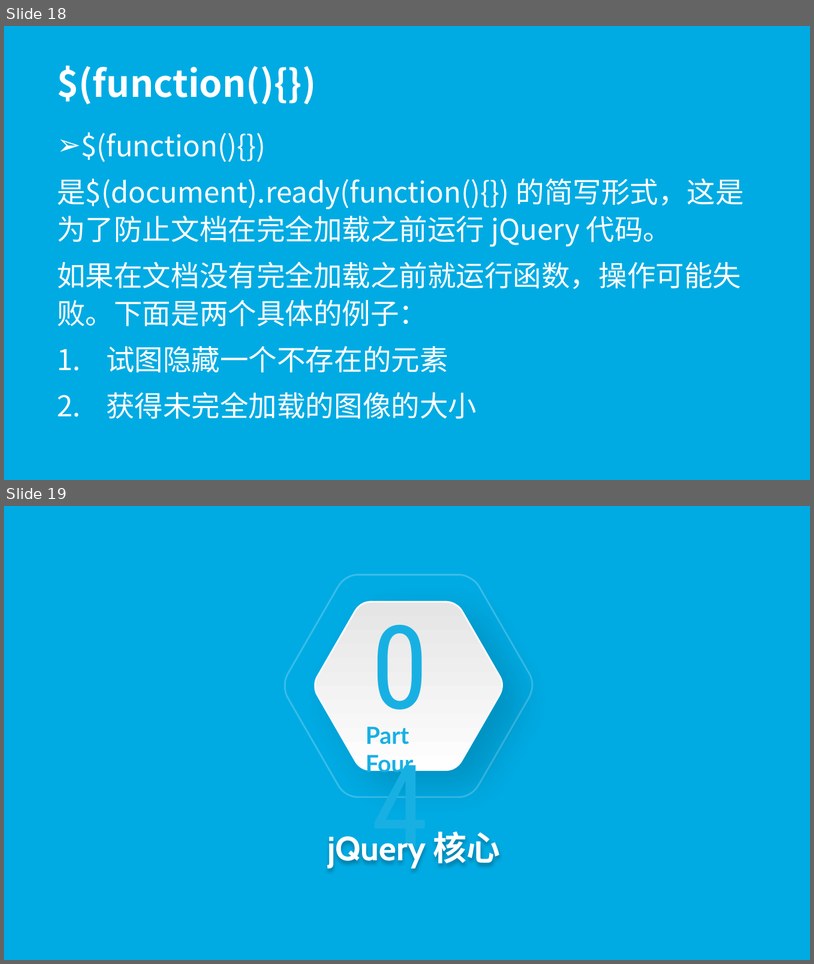
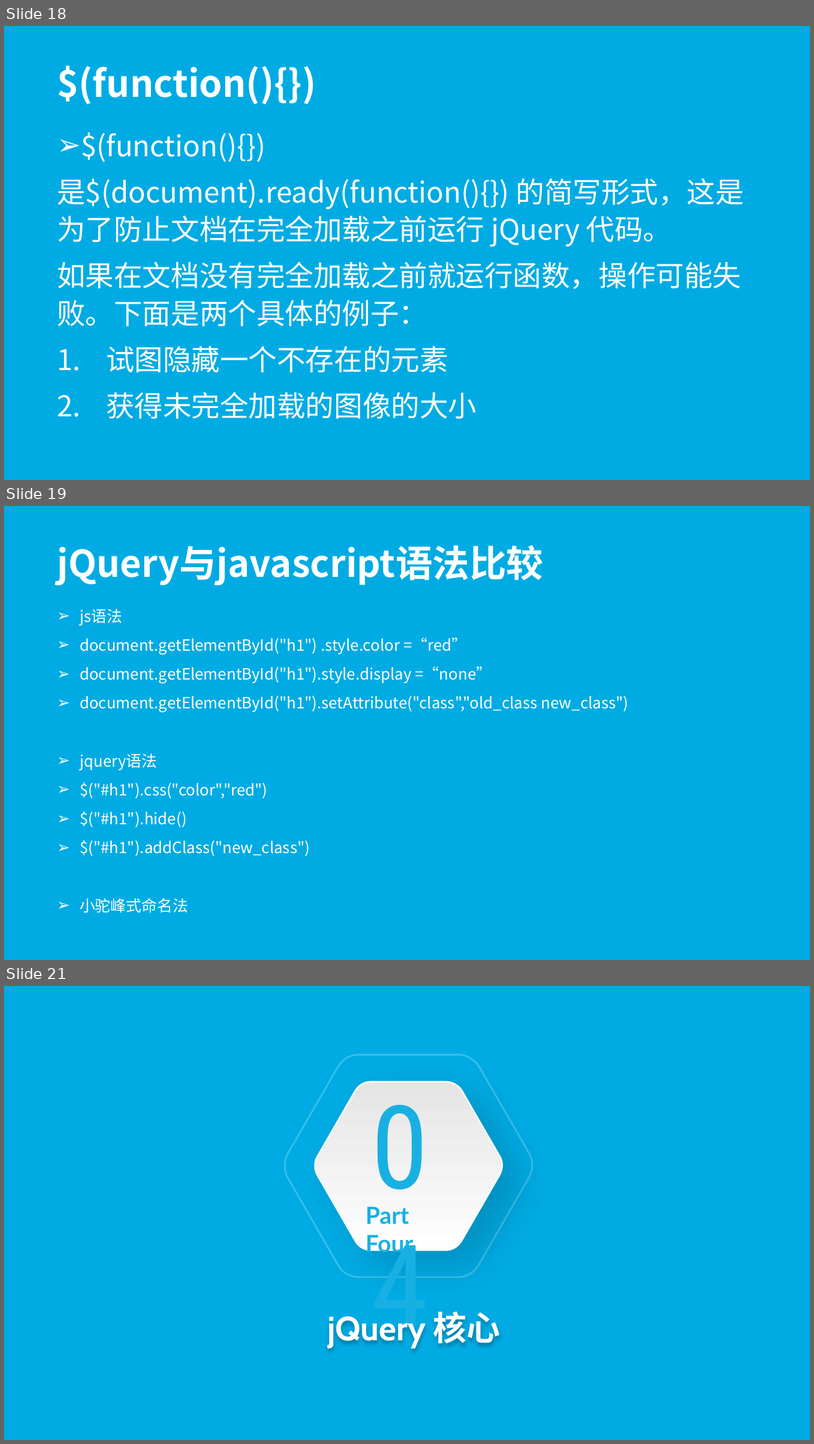
Before and after one commit to wugenshui/ppt, a slide deck: JS/jQuery.pptx. Shown one above the other, each under a label of ours: slides 18 and 19 before the commit, slides 18, 19 and 21 after it; the slides between them are not shown. The pictures are 814x964 and 814x1444 pixels, drawn with LibreOffice and Linux fonts; fonts in the diff are those of the drawing. Boxes give left, top, right and bottom in pixels: in the first picture for what was removed or moved away, otherwise in the second. Text is boxed around its words. In the diff, an @@ line names an element or a change of style, - is before the commit and + after.

```diff
--- a/JS/jQuery.pptx
+++ b/JS/jQuery.pptx
@@ slide 19 added at (x1=4, y1=506, x2=810, y2=960), background #00ABE3 @@
@@ title added at (x1=57, y1=545, x2=543, y2=585), 44 pt, text #FFFFFF, bold @@
+jQuery与javascript语法比较
@@ subtitle added at (x1=80, y1=609, x2=629, y2=912), 18.5 pt, text #FFFFFF @@
+➢ js语法
+➢ document.getElementById("h1") .style.color =“red”
+➢ document.getElementById("h1").style.display =“none”
+➢ document.getElementById("h1").setAttribute("class","old_class new_class")
+➢ jquery语法
+➢ $("#h1").css("color","red")
+➢ $("#h1").hide()
+➢ $("#h1").addClass("new_class")
+➢ 小驼峰式命名法
@@ what was slide 19 is now slide 21 @@
```
Also in this commit, not shown: 5 slides changed, 1 other slide added, 2 slides removed, 1 other file.
